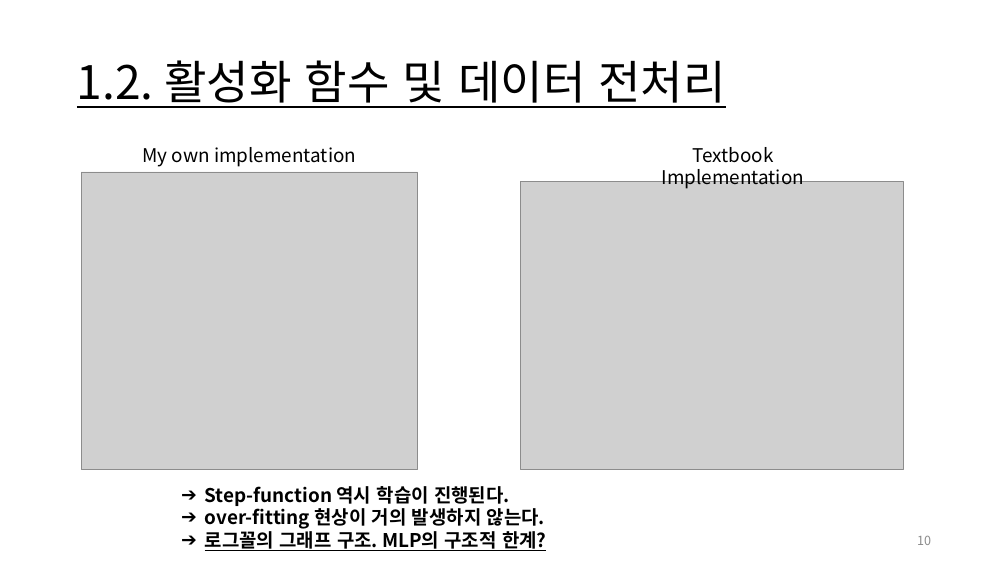
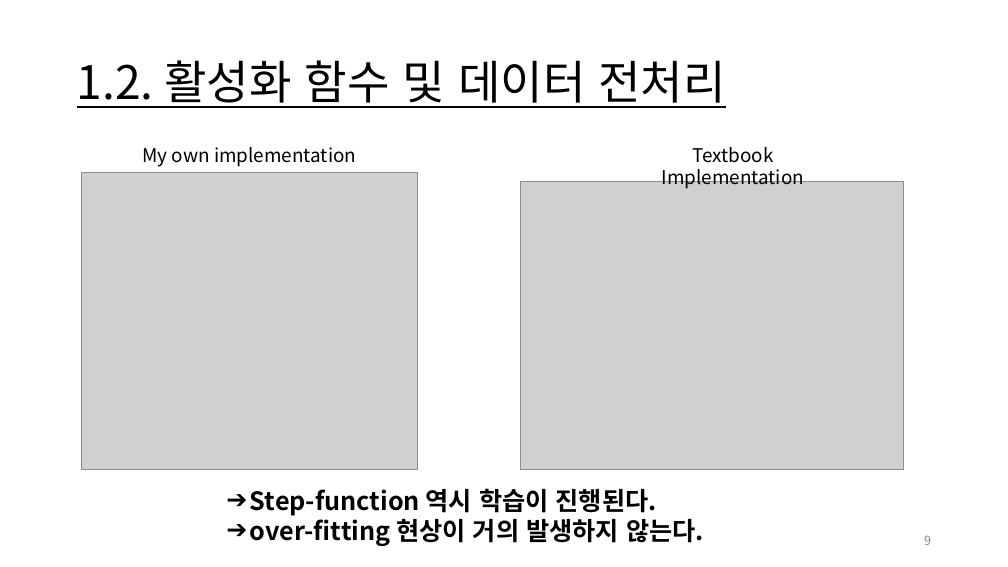
Before and after one commit to Jongbin-kr/DL_from_scratch, a slide deck: slide 9 of 밑바닥부터 딥러닝I.pptx (slide 10 before the commit). Drawn at 1008x567 pixels with LibreOffice and Linux fonts; fonts in the diff are those of the drawing; grey boxes stand for pictures. Boxes give left, top, right and bottom in pixels: in the first picture for what was removed or moved away, otherwise in the second. Text is boxed around its words. In the diff, an @@ line names an element or a change of style, - is before the commit and + after.

```diff
--- a/밑바닥부터 딥러닝I.pptx
+++ b/밑바닥부터 딥러닝I.pptx
@@ text "Step-function 역시 학습이 진행된다.": place and size @@
-text "Step-function 역시 학습이 진행된다." at <box>205,486,546,551</box>
+text "Step-function 역시 학습이 진행된다." at <box>250,488,704,546</box>
@@ text "Step-function 역시 학습이 진행된다." at <box>250,488,704,546</box>: size 18 to 24 pt @@
@@ text at <box>205,528,546,551</box>: paragraph removed @@
-➔ 로그꼴의 그래프 구조. MLP의 구조적 한계?
@@ page number at <box>924,536,931,545</box>: text changed @@
-10
+9
```
Also in this commit, not shown: 14 other slides changed, 15 slides added, 2 slides removed, 6 other files.
